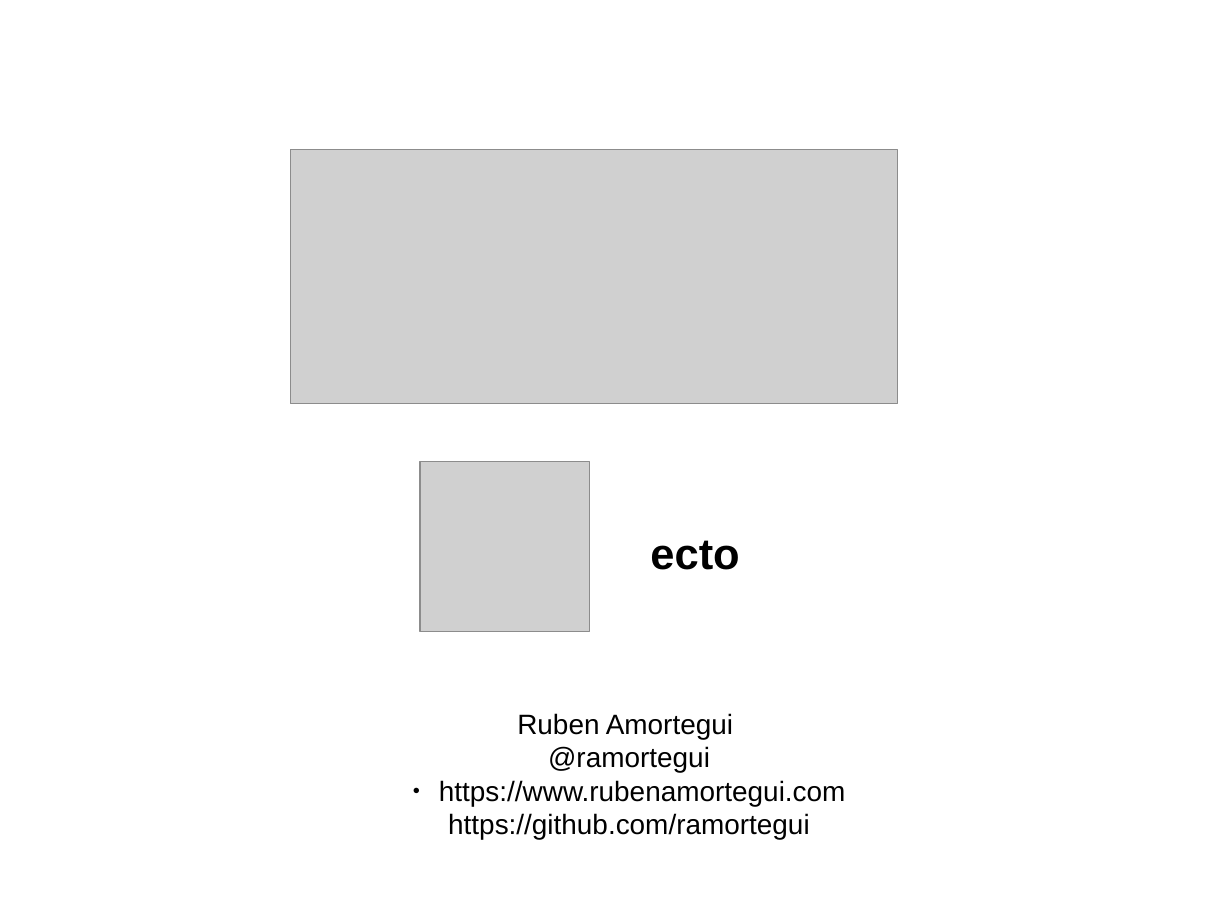
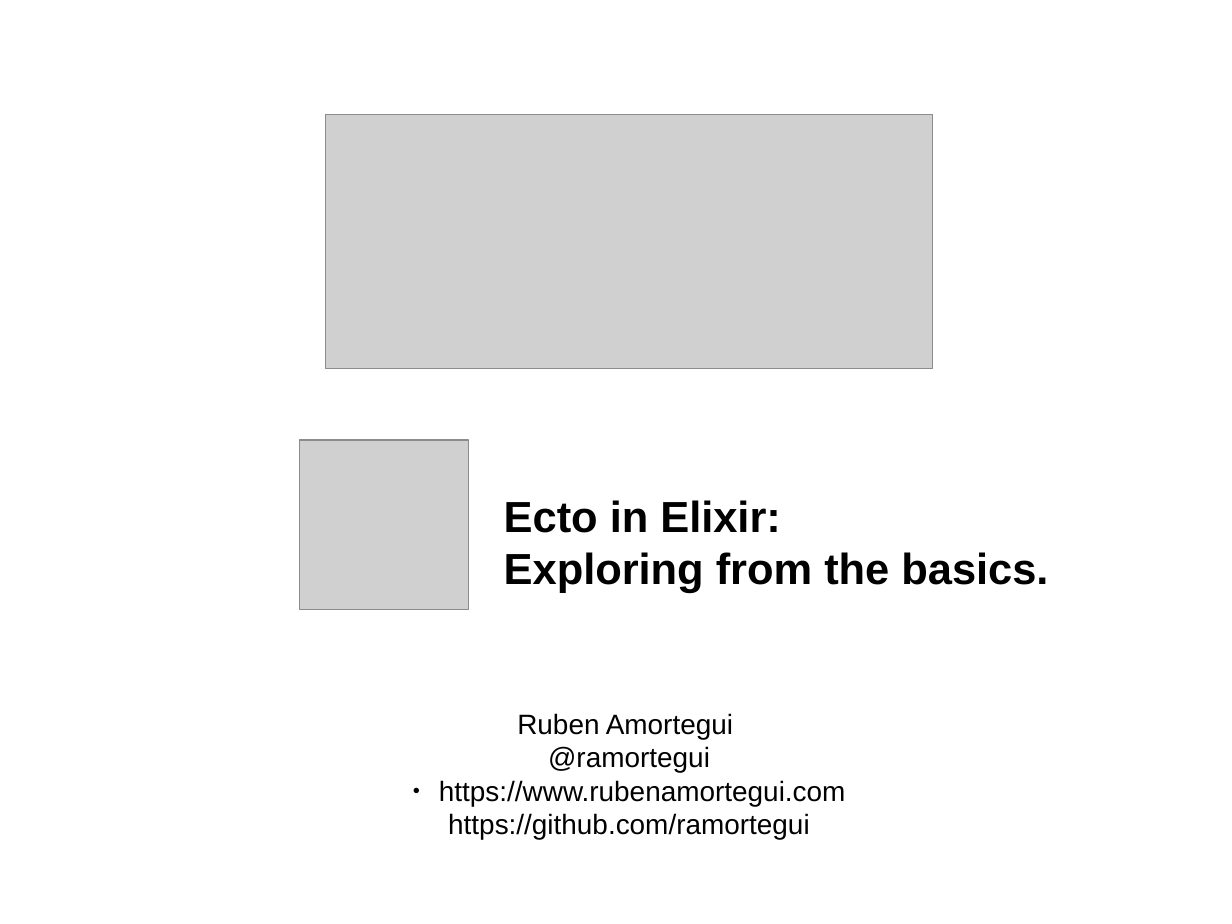
Before and after one commit to ramortegui/talks, a slide deck: slide 1 of odps/ecto.odp. Drawn at 1232x924 pixels with LibreOffice and Linux fonts; fonts in the diff are those of the drawing; grey boxes stand for pictures. Boxes give left, top, right and bottom in pixels: in the first picture for what was removed or moved away, otherwise in the second. Text is boxed around its words. In the diff, an @@ line names an element or a change of style, - is before the commit and + after.

```diff
--- a/odps/ecto.odp
+++ b/odps/ecto.odp
@@ picture moved from (x1=291, y1=150, x2=898, y2=404) to (x1=325, y1=114, x2=932, y2=368) @@
@@ picture moved from (x1=420, y1=462, x2=590, y2=632) to (x1=300, y1=440, x2=470, y2=610) @@
@@ text at (x1=504, y1=500, x2=1048, y2=593): text changed @@
-ecto
+Ecto in Elixir:
+Exploring from the basics.
```
Also in this commit, not shown: 4 other slides changed, 5 slides added.
